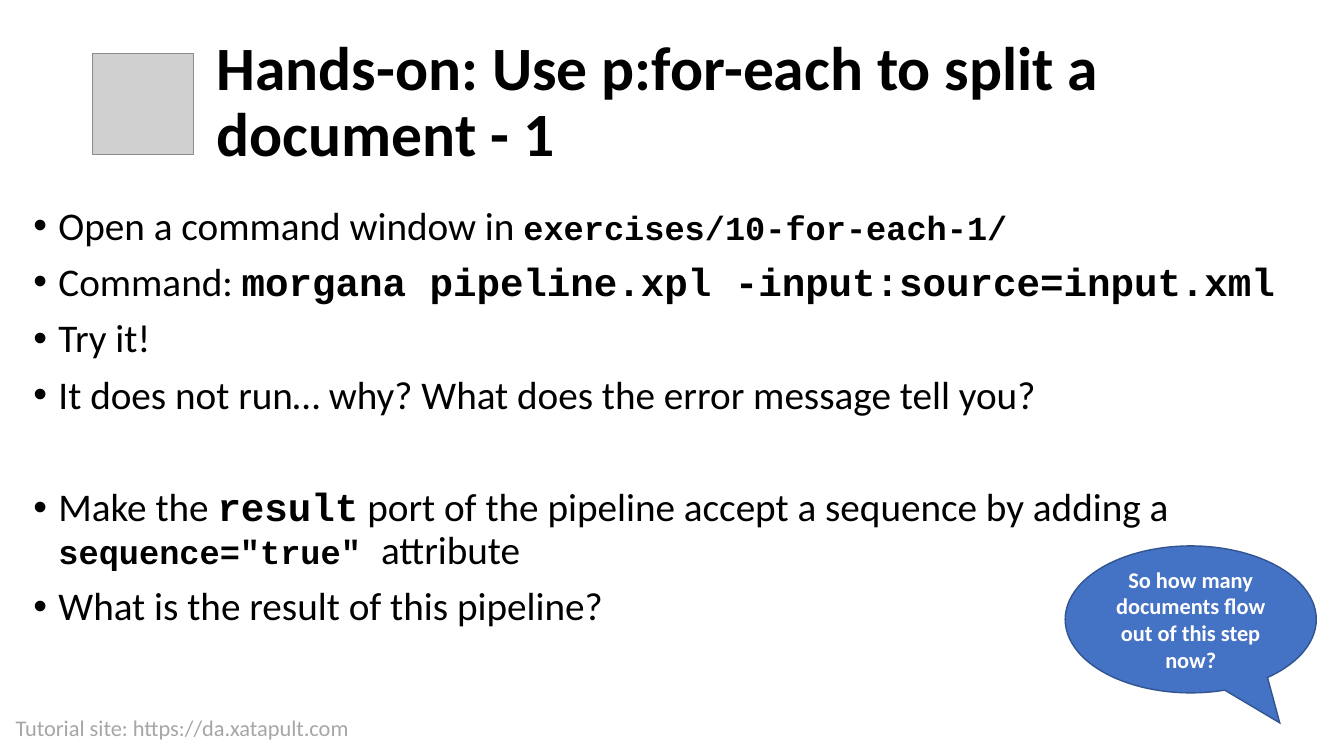
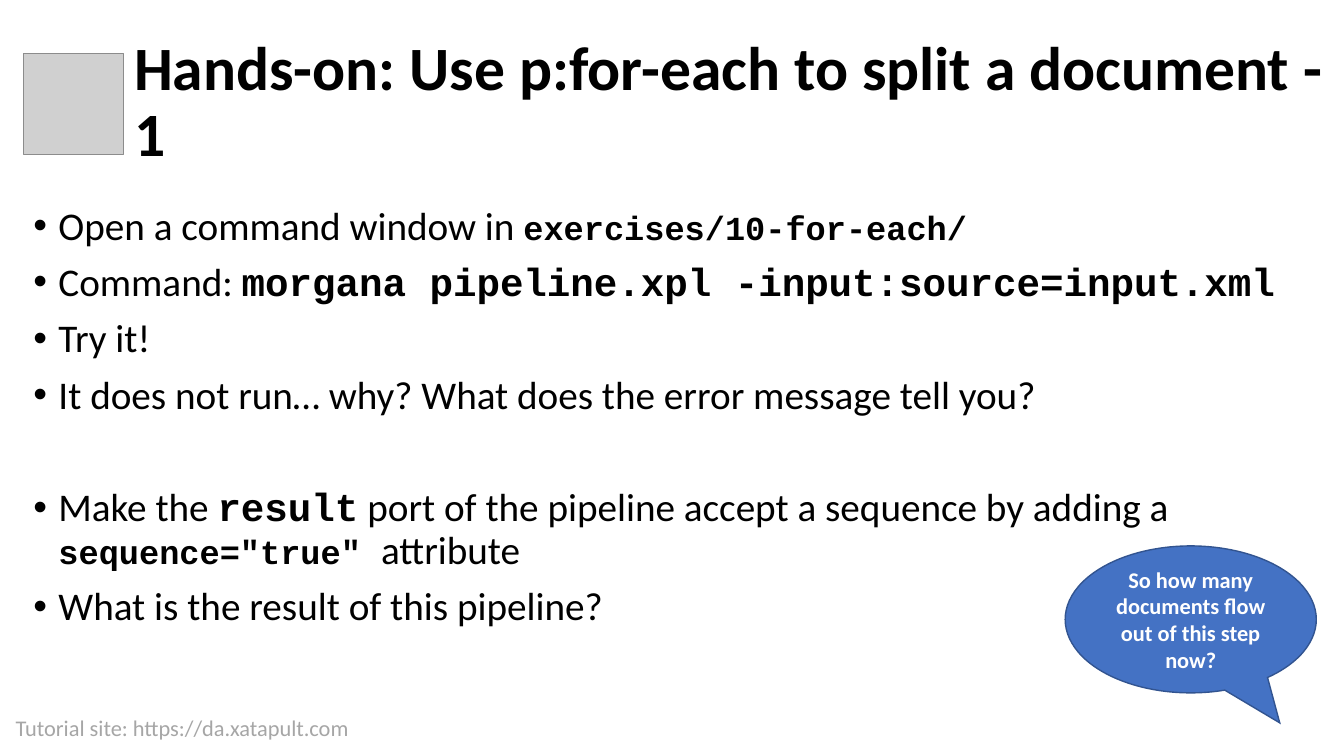
Before and after one commit to xatapult/da-2021-xproc, a slide deck: slide 57 of presentation/Introduction to XProc 3.0.pptx (slide 51 before the commit). Drawn at 1344x756 pixels with LibreOffice and Linux fonts; fonts in the diff are those of the drawing; grey boxes stand for pictures; background and template pictures are left out. Boxes give left, top, right and bottom in pixels: in the first picture for what was removed or moved away, otherwise in the second. Text is boxed around its words. In the diff, an @@ line names an element or a change of style, - is before the commit and + after.

```diff
--- a/presentation/Introduction to XProc 3.0.pptx
+++ b/presentation/Introduction to XProc 3.0.pptx
@@ picture moved from (x1=93, y1=53, x2=194, y2=154) to (x1=23, y1=53, x2=124, y2=154) @@
@@ title "Hands-on: Use p:for-each to split ..." rewrapped from (x1=217, y1=46, x2=1098, y2=157) to (x1=134, y1=46, x2=1289, y2=156) @@
@@ text at (x1=58, y1=212, x2=967, y2=247): text changed @@
-• Open a command window in exercises/10-for-each-1/
+• Open a command window in exercises/10-for-each/
```
Also in this commit, not shown: 15 other slides changed, 6 slides added.
